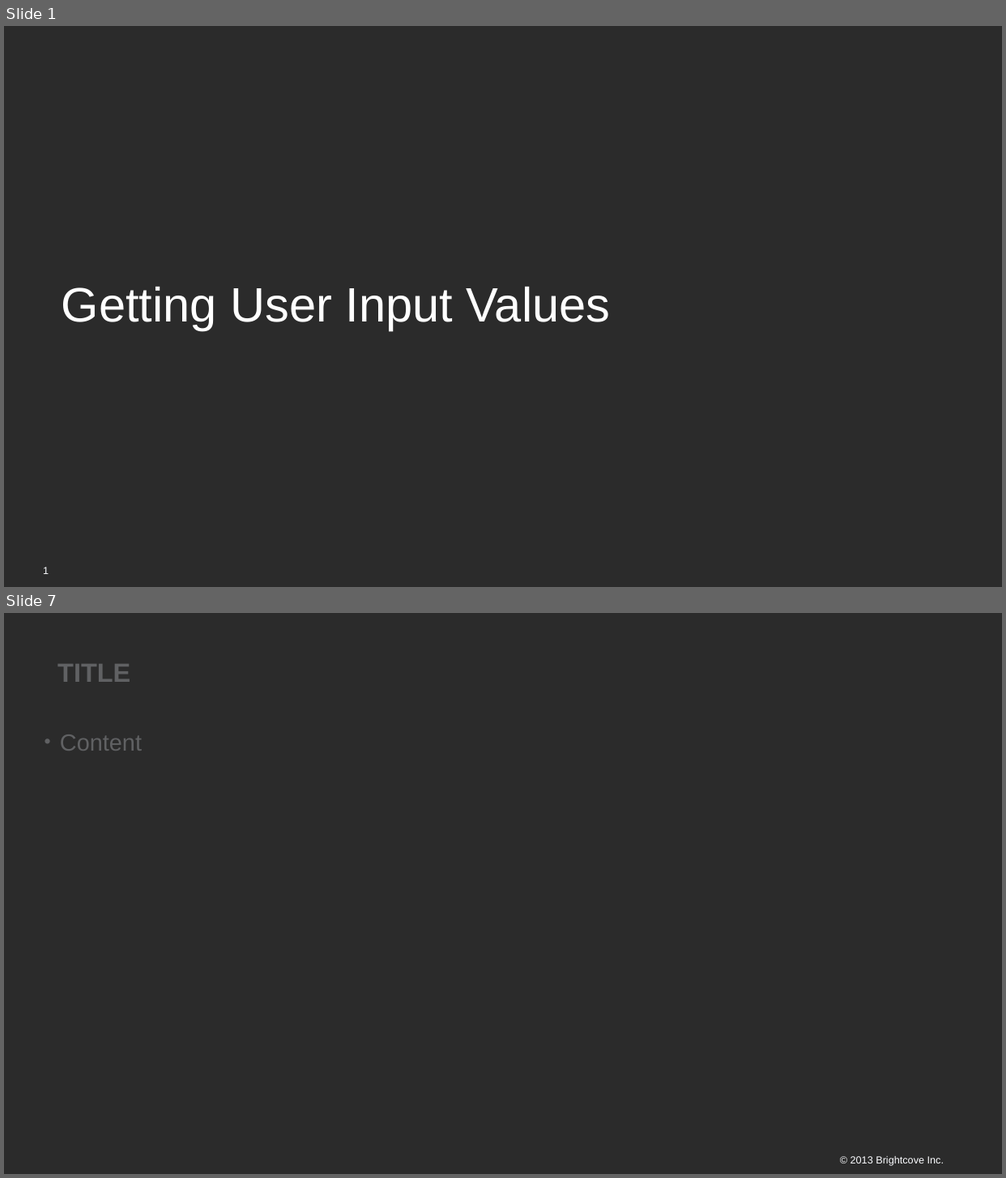
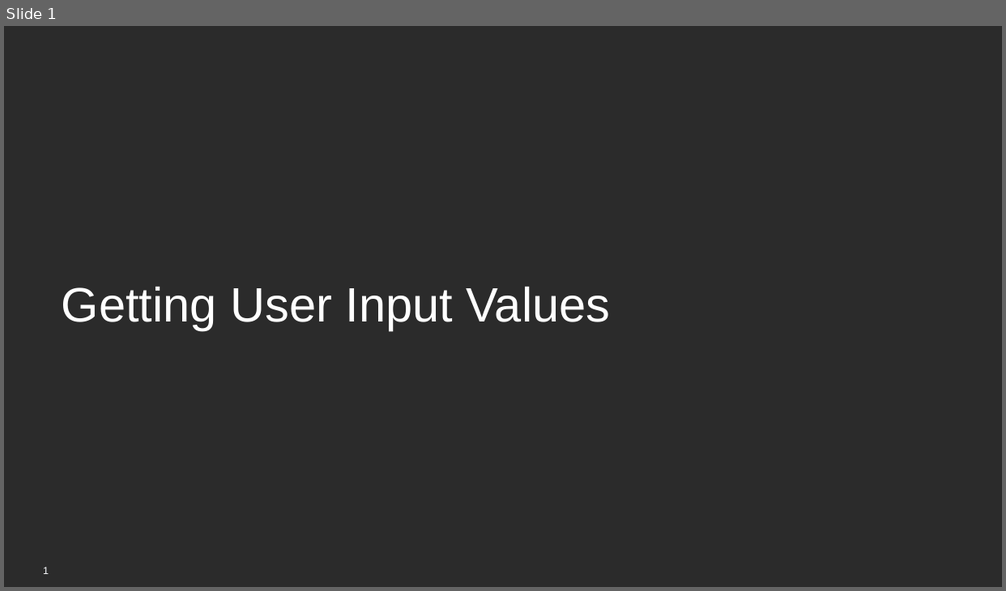
Before and after one commit to BrightcoveLearning/VideoCloudMediaAPI, a slide deck: VideoSessionsMaterials/getting-user-input.pptx. Shown one above the other, each under a label of ours: slides 1 and 7 before the commit, slide 1 after it; the slides between them are not shown. The pictures are 1006x1178 and 1006x591 pixels, drawn with LibreOffice and Linux fonts; fonts in the diff are those of the drawing; background and template pictures are left out; a plain dark background stands for a picture behind light text. Boxes give left, top, right and bottom in pixels: in the first picture for what was removed or moved away, otherwise in the second. Text is boxed around its words. In the diff, an @@ line names an element or a change of style, - is before the commit and + after.

```diff
--- a/VideoSessionsMaterials/getting-user-input.pptx
+++ b/VideoSessionsMaterials/getting-user-input.pptx
@@ slide 7 removed at <box>4,613,1002,1174</box>, background picture (left out) @@
@@ title removed at <box>57,664,130,682</box> @@
-TITLE
@@ text removed at <box>60,735,142,751</box> @@
-• Content
@@ text removed at <box>850,1157,944,1166</box> @@
-© 2013 Brightcove Inc.
```
Also in this commit, not shown: 1 slide changed, 1 slide added, 5 other slides removed.
